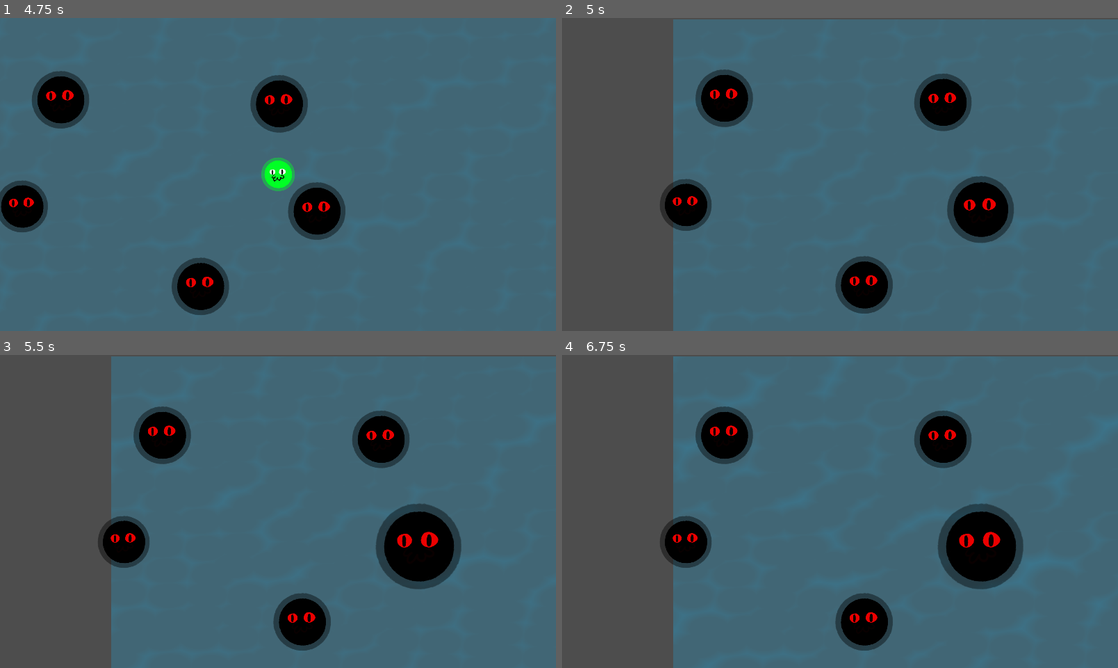
Above: before the commit, frames 1-4 (two rows, left to right).
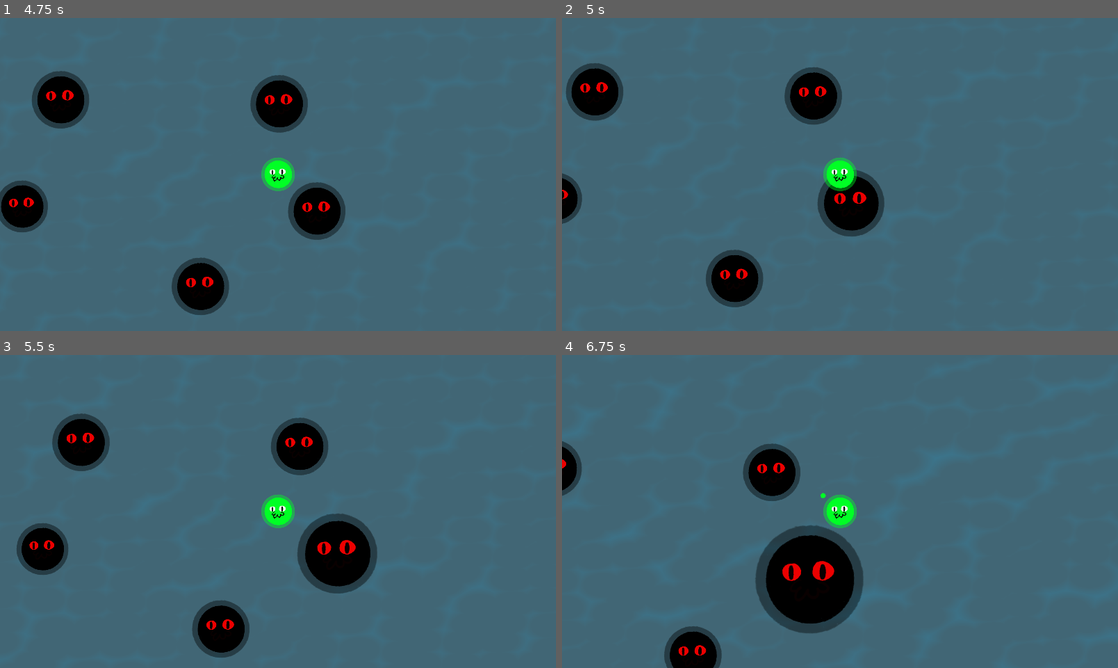
Above: after the commit, the same moments.

Repository: QuantumForgeGames/cellular-conquest
Game: Godot game, scene res://scenes/menus/main_menu.tscn
Same seed, same stepped clock (60 frames per second), same inputs: the game is played once before the commit and once after it.
Inputs (mouse positions are in pixels of both pictures, inside the frame that each line leads up to):
- Up to frame 1 (4.75 s): click (105, 161) at 0.5 s; move the mouse to (400, 158) at 1.27 s; tap W (dash) at 1.35, 2.85, 4.35 s; move the mouse to (166, 190) at 2.02 s; tap Q (shoot) at 2.1, 3.6 s; move the mouse to (333, 105) at 2.77 s; move the mouse to (250, 237) at 3.52 s; move the mouse to (444, 221) at 4.27 s
- Up to frame 2 (5 s): no input
- Up to frame 3 (5.5 s): move the mouse to (111, 464) at 5.02 s; tap Q (shoot) at 5.1 s
- Up to frame 4 (6.75 s): move the mouse to (867, 511) at 5.77 s; tap W (dash) at 5.85 s; move the mouse to (756, 433) at 6.52 s; tap Q (shoot) at 6.6 s

Frame 1 is identical in both runs. In frame 2, 33% of the frame differs, in the area x 0-100%, y 0-100%; in frame 3, 35%; in frame 4, 37%.
Error before the commit: Invalid access to property or key 'global_position' on a base object of type 'previously freed'. (res://scripts/entities/water_effect.gd:10)

Commit message:
add behavior on game over

Diff:
--- a/scripts/entities/player.gd
+++ b/scripts/entities/player.gd
@@ -46,4 +46,7 @@
 	is_dashing = not is_dashing
 
 func on_absorbed() -> void:
-	queue_free()
+	print("Absorbed! (Debug)")
+	#EventManager.game_over.emit()
+	#$Camera2D.reparent(get_parent())
+	#queue_free()
--- a/scripts/entities/water_effect.gd
+++ b/scripts/entities/water_effect.gd
@@ -1,10 +1,12 @@
-
-
 extends Sprite2D
-
 
 @export var _Player :CharacterBody2D
 
-func _process (delta :float) -> void:
+func _ready() -> void:
+	EventManager.game_over.connect(_on_game_over)
 
-    global_position = _Player.global_position
+func _process(delta :float) -> void:
+	global_position = _Player.global_position
+
+func _on_game_over() -> void:
+	process_mode = Node.PROCESS_MODE_DISABLED
